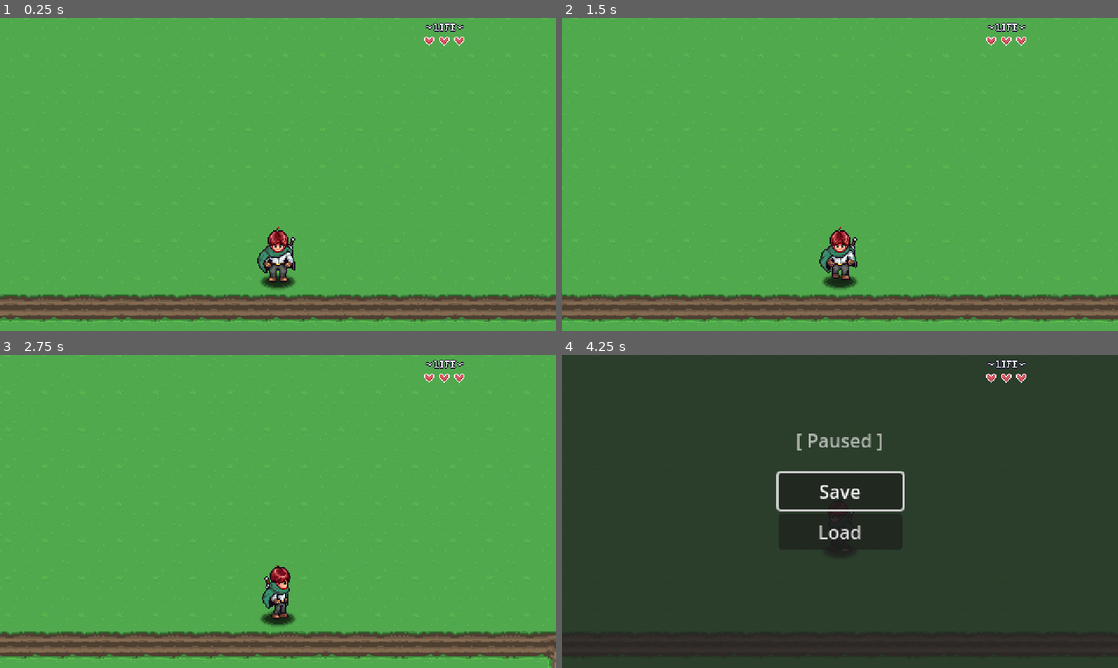
Above: before the commit, frames 1-4 (two rows, left to right).
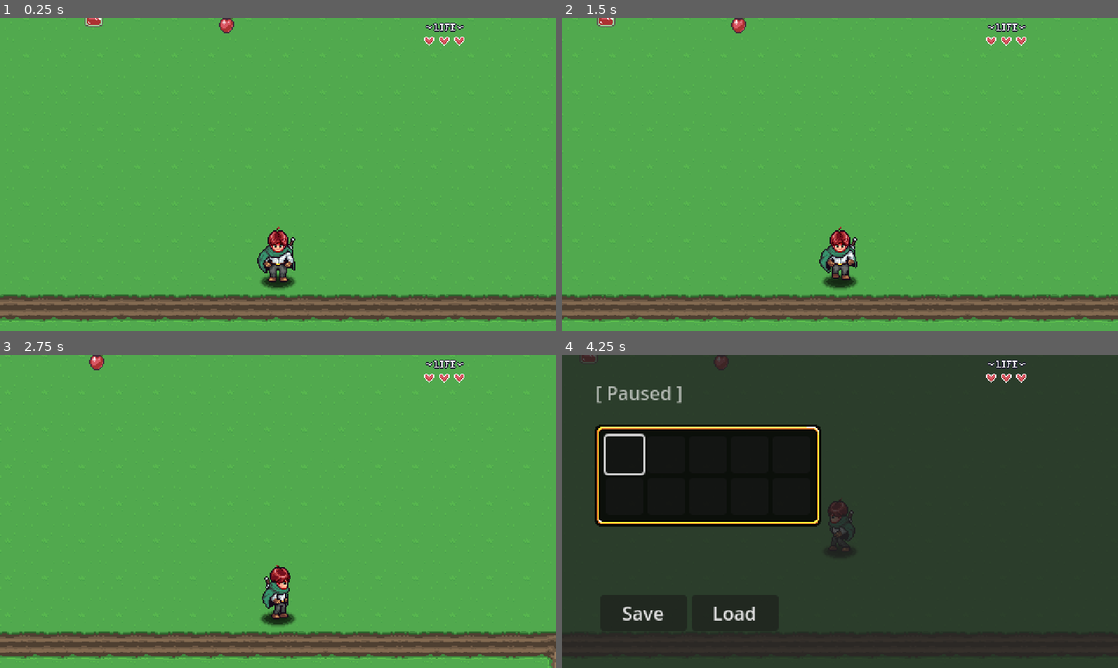
Above: after the commit, the same moments.

Repository: ahmdsfwt257-cloud/ahmed-s-game2
Game: Godot game, scene res://Levels/Area01/01.tscn
Two runs of this game, one before a commit and one after it. Both use one fixed random seed, a clock stepped at 60 frames per second and the inputs below. Sound files missing from this copy of the repository are replaced by a short silence.
Inputs (mouse positions are in pixels of both pictures, inside the frame that each line leads up to):
- Up to frame 1 (0.25 s): no input
- Up to frame 2 (1.5 s): tap Enter at 0.5 s; move the mouse to (962, 158) at 0.52 s; hold Right (right) 0.53-1.28 s; hold Z (attack) 0.53-1.28 s; click (962, 158) at 0.67 s; move the mouse to (728, 190) at 1.27 s; hold Down (down) from 1.28 s (still down); tap Alt at 1.35 s
- Up to frame 3 (2.75 s): move the mouse to (333, 442) at 2.02 s; release Down (down) at 2.03 s; hold Right (right) from 2.03 s (still down); tap Shift at 2.1 s
- Up to frame 4 (4.25 s): move the mouse to (812, 574) at 2.77 s; release Right (right) at 2.78 s; hold Up (up) 2.78-3.53 s; tap Z (attack) at 2.85 s; click (812, 574) at 2.92 s; move the mouse to (1006, 558) at 3.52 s; hold Left (left) from 3.53 s (still down); tap Alt at 3.6 s; tap Escape (pause) at 4.15 s

The runs differ from the first frame. In frame 1, 0.2% of the frame differs, in the area x 15-43%, y 0-5%; in frame 2, 0.2%; in frame 3, 0.1%; in frame 4, 14%, in the area x 3-62%, y 0-85%.

Commit message:
today i build a Resource based inventory system and UI
What i done today: Resources, Inventory System, Inventory UI, GUI, Godot UI, Pause Menu, Pause Game, Atlas Texture, Panel Container, Grid Container. i start with create item Resources then create ItemData Resource script, add Inventory Resource types, add Inventory UI to pause menu, Inventory Slot UI, i faced issue with UI Fix UI Navigation but i solve it, i build Inventory scripts, handle Intventory Slot UI, make and handle Item Description.

Diff:
--- a/00_Globals/glabal_player_manager.gd
+++ b/00_Globals/glabal_player_manager.gd
@@ -1,6 +1,7 @@
 extends Node
 
 const PLAYER = preload("uid://c0x18s70vbkvh")
+const INVENTORY_DATA : InventoryData = preload("res://GUI/pause_menu/inventory/player_inventory.tres")
 
 var player : Player
 var player_spawned : bool = false
--- /dev/null
+++ b/GUI/pause_menu/inventory/inventort_slot.tscn
@@ -0,0 +1,29 @@
+[gd_scene load_steps=4 format=3 uid="uid://c38y5bqjgii0l"]
+
+[ext_resource type="Texture2D" uid="uid://c85sfo8j50hbt" path="res://Items/sprites/items (1).png" id="1_8ssao"]
+[ext_resource type="Script" uid="uid://b64ipi15ulkwf" path="res://GUI/pause_menu/inventory/scripts/inventory_slot_ui.gd" id="1_meu6s"]
+
+[sub_resource type="AtlasTexture" id="AtlasTexture_meu6s"]
+atlas = ExtResource("1_8ssao")
+region = Rect2(0, 0, 32, 32)
+
+[node name="InventortSlot" type="Button"]
+custom_minimum_size = Vector2(32, 32)
+offset_right = 32.0
+offset_bottom = 32.0
+script = ExtResource("1_meu6s")
+
+[node name="TextureRect" type="TextureRect" parent="."]
+layout_mode = 0
+offset_right = 32.0
+offset_bottom = 32.0
+texture = SubResource("AtlasTexture_meu6s")
+stretch_mode = 3
+
+[node name="Label" type="Label" parent="."]
+layout_mode = 0
+offset_right = 31.0
+offset_bottom = 23.0
+theme_override_font_sizes/font_size = 8
+text = "99"
+horizontal_alignment = 2
--- /dev/null
+++ b/GUI/pause_menu/inventory/player_inventory.tres
@@ -0,0 +1,9 @@
+[gd_resource type="Resource" script_class="InventoryData" load_steps=3 format=3 uid="uid://blfeura8llxo3"]
+
+[ext_resource type="Script" uid="uid://d3wvvds8j0340" path="res://GUI/pause_menu/inventory/scripts/inventory_data.gd" id="1_x61lb"]
+[ext_resource type="Script" uid="uid://dr5fb02e5hed4" path="res://GUI/pause_menu/inventory/scripts/slot_data.gd" id="2_1btyl"]
+
+[resource]
+script = ExtResource("1_x61lb")
+slots = Array[ExtResource("2_1btyl")]([null, null, null, null, null, null, null, null, null, null])
+metadata/_custom_type_script = "uid://d3wvvds8j0340"
--- /dev/null
+++ b/GUI/pause_menu/inventory/scripts/inventory_data.gd
@@ -0,0 +1,47 @@
+class_name InventoryData extends Resource
+
+@export var slots : Array[ SlotData ]
+
+
+func _init() -> void:
+	connect_slots()
+	pass
+
+
+
+func add_item( item : ItemData, count : int = 1 ) -> bool:
+	for s in slots:
+		if s:
+			if s.item_data == item:
+				s.quantity += count
+				return true
+
+	for i in slots.size():
+		if slots[ i ] == null:
+			var new = SlotData.new()
+			new.item_data = item
+			new.quantity = count
+			slots[ i ] = new
+			new.changed.connect( slot_changed )
+			return true
+
+	print( "inventory was full!" )
+	return false
+
+
+
+func connect_slots() -> void:
+	for s in slots:
+		if s:
+			s.changed.connect( slot_changed )
+
+
+func slot_changed() -> void:
+	for s in slots:
+		if s:
+			if s.quantity < 1:
+				s.changed.disconnect( slot_changed )
+				var index = slots.find( s )
+				slots[ index ] = null
+				emit_changed()
+	pass
--- /dev/null
+++ b/GUI/pause_menu/inventory/scripts/inventory_slot_ui.gd
@@ -0,0 +1,46 @@
+class_name InventorySoltUI extends Button
+
+
+var slot_data : SlotData : set = set_slot_data
+
+@onready var texture_rect: TextureRect = $TextureRect
+@onready var label: Label = $Label
+
+
+
+func _ready() -> void:
+	texture_rect.texture = null
+	label.text = ""
+	focus_entered.connect( item_focused )
+	focus_exited.connect( item_unfocused )
+	pressed.connect( item_pressed )
+
+
+func set_slot_data( value : SlotData ) -> void:
+	slot_data = value
+	if slot_data == null:
+		return
+	texture_rect.texture = slot_data.item_data.texture
+	label.text = str( slot_data.quantity )
+
+
+func item_focused() -> void:
+	if slot_data != null:
+		if slot_data.item_data != null:
+			PauseMenu.update_item_discription( slot_data.item_data.description )
+	pass
+
+
+func item_unfocused() -> void:
+	PauseMenu.update_item_discription( "" )
+	pass
+
+
+func item_pressed() -> void:
+	if slot_data:
+		if slot_data.item_data:
+			var was_used = slot_data.item_data.use()
+			if was_used == false:
+				return
+			slot_data.quantity -= 1
+			label.text = str( slot_data.quantity )
--- /dev/null
+++ b/GUI/pause_menu/inventory/scripts/inventory_ui.gd
@@ -0,0 +1,47 @@
+class_name InventoryUI extends Control
+
+const INVENTORY_SLOT = preload( "res://GUI/pause_menu/inventory/inventort_slot.tscn" )
+
+var focus_index : int = 0
+
+@export var data : InventoryData
+
+
+
+func _ready() -> void:
+	PauseMenu.shown.connect( update_inventory )
+	PauseMenu.hidden.connect( clear_inventory )
+	clear_inventory()
+	data.changed.connect( on_inventory_changed )
+	pass
+
+
+func clear_inventory() -> void:
+	for c in get_children():
+		c.queue_free()
+
+
+func update_inventory( i : int = 0  ) -> void:
+	for s in data.slots:
+		var new_slot = INVENTORY_SLOT.instantiate()
+		add_child( new_slot )
+		new_slot.slot_data = s
+		new_slot.focus_entered.connect( item_focused )
+
+	await get_tree().process_frame
+	get_child( i ).grab_focus()
+
+
+
+func item_focused() -> void:
+	for i in get_child_count():
+		if get_child( i ).has_focus():
+			focus_index = i
+			return
+	pass
+
+
+func on_inventory_changed() -> void:
+	var i = focus_index
+	clear_inventory()
+	update_inventory( i )
--- /dev/null
+++ b/GUI/pause_menu/inventory/scripts/slot_data.gd
@@ -0,0 +1,10 @@
+class_name SlotData extends Resource
+
+@export var item_data : ItemData
+@export var quantity : int = 0 : set = set_quantity
+
+
+func set_quantity( value : int ) -> void:
+	quantity = value
+	if quantity < 1:
+		emit_changed()
--- a/GUI/pause_menu/pause_menu.gd
+++ b/GUI/pause_menu/pause_menu.gd
@@ -1,8 +1,12 @@
 extends CanvasLayer
 
+signal shown
+signal hidden
 
-@onready var button_save: Button = $VBoxContainer/Button_Save
-@onready var button_load: Button = $VBoxContainer/Button_Load
+@onready var audio_stream_player: AudioStreamPlayer = $Control/AudioStreamPlayer
+@onready var button_save: Button = $Control/HBoxContainer/Button_Save
+@onready var button_load: Button = $Control/HBoxContainer/Button_Load
+@onready var item_description: Label = $Control/ItemDescription
 
 var is_paused : bool = false
 
@@ -29,7 +33,7 @@
 	get_tree().paused = true
 	visible = true
 	is_paused = true
-	button_save.grab_focus()
+	shown.emit()
 
 
 
@@ -37,6 +41,7 @@
 	get_tree().paused = false
 	visible = false
 	is_paused = false
+	hidden.emit()
 
 
 func _on_save_pressed() -> void:
@@ -54,3 +59,13 @@
 	await  LevelManager.level_load_started
 	hide_pause_menu()
 	pass
+
+
+
+func update_item_discription( new_text : String ) -> void:
+	item_description.text = new_text
+
+
+func play_audio( audio : AudioStream ) -> void:
+	audio_stream_player.stream = audio
+	audio_stream_player.play()
--- a/GUI/pause_menu/pause_menu.tscn
+++ b/GUI/pause_menu/pause_menu.tscn
@@ -1,12 +1,40 @@
-[gd_scene load_steps=2 format=3 uid="uid://diqldtdei3if1"]
+[gd_scene load_steps=8 format=3 uid="uid://diqldtdei3if1"]
 
 [ext_resource type="Script" uid="uid://d0wp55244wack" path="res://GUI/pause_menu/pause_menu.gd" id="1_4w82k"]
+[ext_resource type="Texture2D" uid="uid://c85sfo8j50hbt" path="res://Items/sprites/items (1).png" id="2_yiq8o"]
+[ext_resource type="Script" uid="uid://cdfcue4xf6cnj" path="res://GUI/pause_menu/inventory/scripts/inventory_ui.gd" id="3_36pfd"]
+[ext_resource type="PackedScene" uid="uid://c38y5bqjgii0l" path="res://GUI/pause_menu/inventory/inventort_slot.tscn" id="3_rsqrg"]
+[ext_resource type="Resource" uid="uid://blfeura8llxo3" path="res://GUI/pause_menu/inventory/player_inventory.tres" id="4_ewgu5"]
+
+[sub_resource type="AtlasTexture" id="AtlasTexture_rsqrg"]
+atlas = ExtResource("2_yiq8o")
+region = Rect2(96, 0, 32, 32)
+
+[sub_resource type="StyleBoxTexture" id="StyleBoxTexture_36pfd"]
+content_margin_left = 10.0
+content_margin_top = 10.0
+content_margin_right = 10.0
+content_margin_bottom = 10.0
+texture = SubResource("AtlasTexture_rsqrg")
+texture_margin_left = 14.0
+texture_margin_top = 14.0
+texture_margin_right = 14.0
+texture_margin_bottom = 14.0
 
 [node name="PauseMenu" type="CanvasLayer"]
 process_mode = 3
 script = ExtResource("1_4w82k")
 
-[node name="ColorRect" type="ColorRect" parent="."]
+[node name="Control" type="Control" parent="."]
+layout_mode = 3
+anchors_preset = 15
+anchor_right = 1.0
+anchor_bottom = 1.0
+grow_horizontal = 2
+grow_vertical = 2
+
+[node name="ColorRect" type="ColorRect" parent="Control"]
+layout_mode = 1
 anchors_preset = 15
 anchor_right = 1.0
 anchor_bottom = 1.0
@@ -14,38 +42,95 @@
 grow_vertical = 2
 color = Color(0.13319641, 0.13319641, 0.13319638, 0.8)
 
-[node name="VBoxContainer" type="VBoxContainer" parent="."]
+[node name="Label" type="Label" parent="Control"]
+modulate = Color(1, 1, 1, 0.6392157)
+layout_mode = 1
 anchors_preset = 8
 anchor_left = 0.5
 anchor_top = 0.5
 anchor_right = 0.5
 anchor_bottom = 0.5
-offset_left = -53.5
-offset_top = -33.0
-offset_right = 53.5
-offset_bottom = 33.0
+offset_left = -211.0
+offset_top = -114.0
+offset_right = -135.0
+offset_bottom = -91.0
 grow_horizontal = 2
 grow_vertical = 2
+text = "[ Paused ]"
 
-[node name="Button_Save" type="Button" parent="VBoxContainer"]
-layout_mode = 2
-text = "Save"
-
-[node name="Button_Load" type="Button" parent="VBoxContainer"]
-layout_mode = 2
-text = "Load"
-
-[node name="Label" type="Label" parent="."]
+[node name="ItemDescription" type="Label" parent="Control"]
 modulate = Color(1, 1, 1, 0.6392157)
+layout_mode = 1
 anchors_preset = 8
 anchor_left = 0.5
 anchor_top = 0.5
 anchor_right = 0.5
 anchor_bottom = 0.5
-offset_left = -38.0
-offset_top = -73.0
-offset_right = 38.0
-offset_bottom = -50.0
+offset_left = -211.0
+offset_top = 17.0
+offset_right = -19.0
+offset_bottom = 67.0
 grow_horizontal = 2
 grow_vertical = 2
-text = "[ Paused ]"
+theme_override_font_sizes/font_size = 11
+horizontal_alignment = 1
+autowrap_mode = 2
+
+[node name="PanelContainer" type="PanelContainer" parent="Control"]
+layout_mode = 0
+offset_left = 28.0
+offset_top = 60.0
+offset_right = 224.0
+offset_bottom = 148.0
+theme_override_styles/panel = SubResource("StyleBoxTexture_36pfd")
+
+[node name="GridContainer" type="GridContainer" parent="Control/PanelContainer"]
+layout_mode = 2
+columns = 5
+script = ExtResource("3_36pfd")
+data = ExtResource("4_ewgu5")
+
+[node name="InventortSlot" parent="Control/PanelContainer/GridContainer" instance=ExtResource("3_rsqrg")]
+layout_mode = 2
+
+[node name="InventortSlot2" parent="Control/PanelContainer/GridContainer" instance=ExtResource("3_rsqrg")]
+layout_mode = 2
+
+[node name="InventortSlot3" parent="Control/PanelContainer/GridContainer" instance=ExtResource("3_rsqrg")]
+layout_mode = 2
+
+[node name="InventortSlot4" parent="Control/PanelContainer/GridContainer" instance=ExtResource("3_rsqrg")]
+layout_mode = 2
+
+[node name="InventortSlot5" parent="Control/PanelContainer/GridContainer" instance=ExtResource("3_rsqrg")]
+layout_mode = 2
+
+[node name="InventortSlot6" parent="Control/PanelContainer/GridContainer" instance=ExtResource("3_rsqrg")]
+layout_mode = 2
+
+[node name="HBoxContainer" type="HBoxContainer" parent="Control"]
+layout_mode = 1
+anchors_preset = 8
+anchor_left = 0.5
+anchor_top = 0.5
+anchor_right = 0.5
+anchor_bottom = 0.5
+offset_left = -207.0
+offset_top = 72.0
+offset_right = -53.0
+offset_bottom = 103.0
+grow_horizontal = 2
+grow_vertical = 2
+
+[node name="Button_Save" type="Button" parent="Control/HBoxContainer"]
+custom_minimum_size = Vector2(75, 0)
+layout_mode = 2
+text = "Save"
+
+[node name="Button_Load" type="Button" parent="Control/HBoxContainer"]
+custom_minimum_size = Vector2(75, 0)
+layout_mode = 2
+text = "Load"
+
+[node name="AudioStreamPlayer" type="AudioStreamPlayer" parent="Control"]
+max_polyphony = 4
--- /dev/null
+++ b/Items/apple.tres
@@ -0,0 +1,24 @@
+[gd_resource type="Resource" script_class="ItemData" load_steps=8 format=3 uid="uid://b5fmi6kp1vk5u"]
+
+[ext_resource type="Script" uid="uid://dimcaor1v18q7" path="res://Items/item_effects/item_effect.gd" id="1_xwhp1"]
+[ext_resource type="AudioStream" uid="uid://b2uf2g74m8ipa" path="res://Items/item_effects/hp-up.wav" id="2_3wksx"]
+[ext_resource type="Script" uid="uid://bxjdr7nwx61fm" path="res://Items/scripts/item_data.gd" id="2_ovoyb"]
+[ext_resource type="Script" uid="uid://d4lkcv3t4tudj" path="res://Items/item_effects/item_effect_heal.gd" id="3_nj3b8"]
+[ext_resource type="Texture2D" uid="uid://c85sfo8j50hbt" path="res://Items/sprites/items (1).png" id="5_xq26w"]
+
+[sub_resource type="Resource" id="Resource_0m7an"]
+script = ExtResource("3_nj3b8")
+audio = ExtResource("2_3wksx")
+metadata/_custom_type_script = "uid://d4lkcv3t4tudj"
+
+[sub_resource type="AtlasTexture" id="AtlasTexture_nido0"]
+atlas = ExtResource("5_xq26w")
+region = Rect2(192, 0, 32, 32)
+
+[resource]
+script = ExtResource("2_ovoyb")
+name = "Apple"
+description = "A delicious red apple!"
+texture = SubResource("AtlasTexture_nido0")
+effects = Array[ExtResource("1_xwhp1")]([SubResource("Resource_0m7an")])
+metadata/_custom_type_script = "uid://bxjdr7nwx61fm"
--- /dev/null
+++ b/Items/gem.tres
@@ -0,0 +1,15 @@
+[gd_resource type="Resource" script_class="ItemData" load_steps=4 format=3 uid="uid://s0jf8diicaqg"]
+
+[ext_resource type="Script" uid="uid://bxjdr7nwx61fm" path="res://Items/scripts/item_data.gd" id="1_5ujwg"]
+[ext_resource type="Texture2D" uid="uid://c85sfo8j50hbt" path="res://Items/sprites/items (1).png" id="2_kvxp5"]
+
+[sub_resource type="AtlasTexture" id="AtlasTexture_yq8b3"]
+atlas = ExtResource("2_kvxp5")
+region = Rect2(0, 0, 32, 32)
+
+[resource]
+script = ExtResource("1_5ujwg")
+name = "Gem"
+description = "A valuable gem!"
+texture = SubResource("AtlasTexture_yq8b3")
+metadata/_custom_type_script = "uid://bxjdr7nwx61fm"
--- /dev/null
+++ b/Items/item_effects/item_effect.gd
@@ -0,0 +1,8 @@
+class_name ItemEffect extends Resource
+
+@export var use_description : String
+
+
+func use() -> void:
+
+	pass
--- /dev/null
+++ b/Items/item_effects/item_effect_heal.gd
@@ -0,0 +1,9 @@
+class_name ItemEffectHeal extends ItemEffect
+
+@export var heal_amount : int = 1
+@export var audio : AudioStream
+
+
+func use() -> void:
+	PlayerManager.player.update_hp( heal_amount )
+	PauseMenu.play_audio( audio )
--- /dev/null
+++ b/Items/item_pickup/item_pickup.gd
@@ -0,0 +1,45 @@
+@tool
+class_name ItemPickup extends Node2D
+
+@export var item_data : ItemData : set = _set_item_data
+
+@onready var area_2d: Area2D = $Area2D
+@onready var sprite_2d: Sprite2D = $Sprite2D
+@onready var audio_stream_player_2d: AudioStreamPlayer2D = $AudioStreamPlayer2D
+
+
+
+func _ready() -> void:
+	_update_texture()
+	if Engine.is_editor_hint():
+		return
+	area_2d.body_entered.connect( _on_body_entered )
+
+
+func _on_body_entered( b ) -> void:
+	if b is Player:
+		if item_data:
+			if PlayerManager.INVENTORY_DATA.add_item( item_data ) == true:
+				item_picked_up()
+	pass
+
+
+func item_picked_up() -> void:
+	area_2d.body_entered.disconnect( _on_body_entered )
+	audio_stream_player_2d.play()
+	visible = false
+	await  audio_stream_player_2d.finished
+	queue_free()
+	pass
+
+
+func _set_item_data( value : ItemData ) -> void:
+	item_data = value
+	_update_texture()
+	pass
+
+
+func _update_texture() -> void:
+	if item_data and sprite_2d:
+		sprite_2d.texture = item_data.texture
+	pass
--- /dev/null
+++ b/Items/item_pickup/item_pickup.tscn
@@ -0,0 +1,19 @@
+[gd_scene load_steps=4 format=3 uid="uid://bhcvwmg104ad3"]
+
+[ext_resource type="Script" uid="uid://b32sq87nuim1q" path="res://Items/item_pickup/item_pickup.gd" id="1_pjtoe"]
+[ext_resource type="AudioStream" uid="uid://4ekolm7ilxq" path="res://Items/item_pickup/item_pickup.wav" id="2_c8lbn"]
+
+[sub_resource type="CircleShape2D" id="CircleShape2D_pjtoe"]
+
+[node name="ItemPickup" type="Node2D"]
+script = ExtResource("1_pjtoe")
+
+[node name="Area2D" type="Area2D" parent="."]
+
+[node name="CollisionShape2D" type="CollisionShape2D" parent="Area2D"]
+shape = SubResource("CircleShape2D_pjtoe")
+
+[node name="Sprite2D" type="Sprite2D" parent="."]
+
+[node name="AudioStreamPlayer2D" type="AudioStreamPlayer2D" parent="."]
+stream = ExtResource("2_c8lbn")
--- /dev/null
+++ b/Items/potion.tres
@@ -0,0 +1,25 @@
+[gd_resource type="Resource" script_class="ItemData" load_steps=8 format=3 uid="uid://usrcketbj74q"]
+
+[ext_resource type="Script" uid="uid://bxjdr7nwx61fm" path="res://Items/scripts/item_data.gd" id="1_hw0jr"]
+[ext_resource type="Script" uid="uid://dimcaor1v18q7" path="res://Items/item_effects/item_effect.gd" id="1_pw2eo"]
+[ext_resource type="Texture2D" uid="uid://c85sfo8j50hbt" path="res://Items/sprites/items (1).png" id="2_5vqjr"]
+[ext_resource type="Script" uid="uid://d4lkcv3t4tudj" path="res://Items/item_effects/item_effect_heal.gd" id="2_yhh2t"]
+[ext_resource type="AudioStream" uid="uid://b2uf2g74m8ipa" path="res://Items/item_effects/hp-up.wav" id="3_cvo6j"]
+
+[sub_resource type="Resource" id="Resource_se85w"]
+script = ExtResource("2_yhh2t")
+heal_amount = 2
+audio = ExtResource("3_cvo6j")
+metadata/_custom_type_script = "uid://d4lkcv3t4tudj"
+
+[sub_resource type="AtlasTexture" id="AtlasTexture_t8xv6"]
+atlas = ExtResource("2_5vqjr")
+region = Rect2(32, 0, 32, 32)
+
+[resource]
+script = ExtResource("1_hw0jr")
+name = "Potion"
+description = "This red drink restores your health!"
+texture = SubResource("AtlasTexture_t8xv6")
+effects = Array[ExtResource("1_pw2eo")]([SubResource("Resource_se85w")])
+metadata/_custom_type_script = "uid://bxjdr7nwx61fm"
--- /dev/null
+++ b/Items/scripts/item_data.gd
@@ -0,0 +1,18 @@
+class_name ItemData extends Resource
+
+@export var name : String = ""
+@export_multiline var description : String = ""
+@export var texture : Texture2D
+
+@export_category("Item Use Effects")
+@export var effects : Array[ ItemEffect ]
+
+
+func use() -> bool:
+	if effects.size() == 0:
+		return false
+
+	for e in effects:
+		if e:
+			e.use()
+	return true
--- /dev/null
+++ b/Items/stone.tres
@@ -0,0 +1,15 @@
+[gd_resource type="Resource" script_class="ItemData" load_steps=4 format=3 uid="uid://dfnysqvxs1s8"]
+
+[ext_resource type="Script" uid="uid://bxjdr7nwx61fm" path="res://Items/scripts/item_data.gd" id="1_mndqm"]
+[ext_resource type="Texture2D" uid="uid://c85sfo8j50hbt" path="res://Items/sprites/items (1).png" id="2_6sq6v"]
+
+[sub_resource type="AtlasTexture" id="AtlasTexture_gqhqt"]
+atlas = ExtResource("2_6sq6v")
+region = Rect2(64, 0, 32, 32)
+
+[resource]
+script = ExtResource("1_mndqm")
+name = "Stone"
+description = "Who doesn't love collection rocks?"
+texture = SubResource("AtlasTexture_gqhqt")
+metadata/_custom_type_script = "uid://bxjdr7nwx61fm"
--- a/Levels/Area01/01.tscn
+++ b/Levels/Area01/01.tscn
@@ -1,9 +1,14 @@
-[gd_scene load_steps=5 format=3 uid="uid://canwqowlrb26u"]
+[gd_scene load_steps=10 format=3 uid="uid://canwqowlrb26u"]
 
 [ext_resource type="Script" uid="uid://cjcx0vqdln0j3" path="res://Levels/scripts/level.gd" id="1_22ele"]
 [ext_resource type="PackedScene" uid="uid://nk7aenuy5tol" path="res://Tile Maps/grass-01.tscn" id="1_vbl6q"]
 [ext_resource type="PackedScene" uid="uid://cpim3e2fjgxxb" path="res://Levels/player_spawn.tscn" id="2_chooo"]
 [ext_resource type="PackedScene" uid="uid://6c0u4322u5i5" path="res://Levels/level_transition.tscn" id="4_4t7i1"]
+[ext_resource type="PackedScene" uid="uid://bhcvwmg104ad3" path="res://Items/item_pickup/item_pickup.tscn" id="5_pwydo"]
+[ext_resource type="Resource" uid="uid://s0jf8diicaqg" path="res://Items/gem.tres" id="6_8itkk"]
+[ext_resource type="Resource" uid="uid://dfnysqvxs1s8" path="res://Items/stone.tres" id="7_th3kk"]
+[ext_resource type="Resource" uid="uid://usrcketbj74q" path="res://Items/potion.tres" id="8_b60gt"]
+[ext_resource type="Resource" uid="uid://b5fmi6kp1vk5u" path="res://Items/apple.tres" id="9_b60gt"]
 
 [node name="01" type="Node2D"]
 script = ExtResource("1_22ele")
@@ -19,3 +24,19 @@
 level = "uid://qn3qcjl3ax0o"
 size = 3
 side = 2
+
+[node name="ItemPickup" parent="." instance=ExtResource("5_pwydo")]
+position = Vector2(172, 99)
+item_data = ExtResource("6_8itkk")
+
+[node name="ItemPickup2" parent="." instance=ExtResource("5_pwydo")]
+position = Vector2(245, 101)
+item_data = ExtResource("7_th3kk")
+
+[node name="ItemPickup3" parent="." instance=ExtResource("5_pwydo")]
+position = Vector2(104, 146)
+item_data = ExtResource("8_b60gt")
+
+[node name="ItemPickup4" parent="." instance=ExtResource("5_pwydo")]
+position = Vector2(218, 151)
+item_data = ExtResource("9_b60gt")
Not shown, added: GUI/pause_menu/inventory/scripts/inventory_data.gd.uid
Not shown, added: GUI/pause_menu/inventory/scripts/inventory_slot_ui.gd.uid
Not shown, added: GUI/pause_menu/inventory/scripts/inventory_ui.gd.uid
Not shown, added: GUI/pause_menu/inventory/scripts/slot_data.gd.uid
Not shown, added: Items/item_effects/hp-up.wav.import
Not shown, added: Items/item_effects/item_effect.gd.uid
Not shown, added: Items/item_effects/item_effect_heal.gd.uid
Not shown, added: Items/item_pickup/item_pickup.gd.uid
Not shown, added: Items/item_pickup/item_pickup.wav.import
Not shown, added: Items/scripts/item_data.gd.uid
Binary file added: Items/sprites/items (1).png
Not shown, added: Items/sprites/items (1).png.import
(and 2 more such lines)
